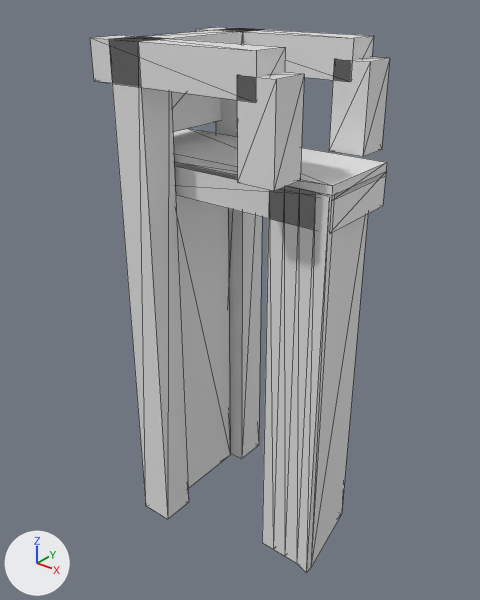
The glTF model models/rotterdam/rotterdam-brug-50002d61/rotterdam-brug-50002d61.glb as it was, and as the next commit left it.
The view is the same before and after, from a 50 mm camera at (9.62, -12.26, 4.11) aimed at (-0.14, -0.06, -3.45). Arrows for +X, +Y and +Z are at lower left; the lights stay in place. The first picture is the older version. Mesh edges are drawn as thin lines.

Names of what the first picture shows: 'building:balans', 'building:balans 2', 'building:contragewicht', 'building:hamei', 'building:hamei 2', 'building:hangstang', 'building:hangstang 2', 'building:portaal', 'road:dek', 'road:landhoofd (aangenomen)', 'road:landhoofd (aangenomen) 2', 'road:voetpad'.
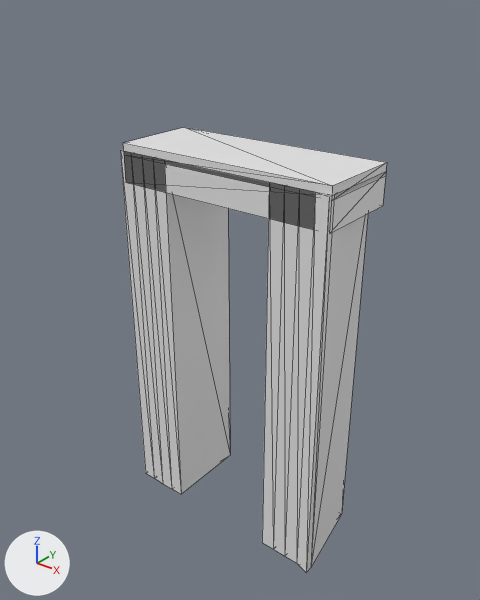
The edits, one by one:
Object 'building:hamei' (ob_building_hamei) is deleted.
Object 'building:hamei 2' (ob_building_hamei_2) is deleted.
Object 'building:portaal' (ob_building_portaal) is deleted.
Object 'building:balans' (ob_building_balans) is deleted.
Object 'building:hangstang' (ob_building_hangstang) is deleted.
Object 'building:balans 2' (ob_building_balans_2) is deleted.
Object 'building:hangstang 2' (ob_building_hangstang_2) is deleted.
Object 'building:contragewicht' (ob_building_contragewicht) is deleted.

Location of each change, (x1, y1, x2, y2) in pixels of the pictures (480 x 600 px):
'building:hamei 2', deleted: before (109, 37, 189, 519)
'building:balans 2', deleted: before (90, 35, 285, 102)
'building:hamei', deleted: before (216, 28, 262, 459)
'building:hangstang 2', deleted: before (237, 72, 304, 191)
'building:hangstang', deleted: before (329, 57, 390, 157)
'building:balans', deleted: before (196, 27, 374, 82)
'building:contragewicht', deleted: before (171, 91, 221, 132)
'building:portaal', deleted: before (129, 29, 244, 44)
